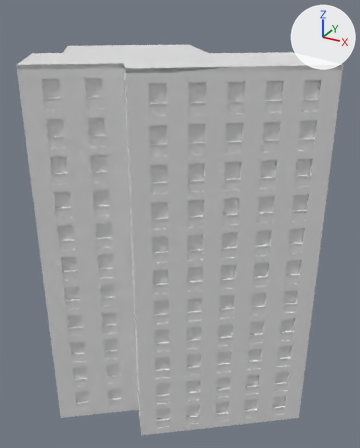
The glTF model public/assets/hasselby/bldg_054_point.glb: old version first, new version second.
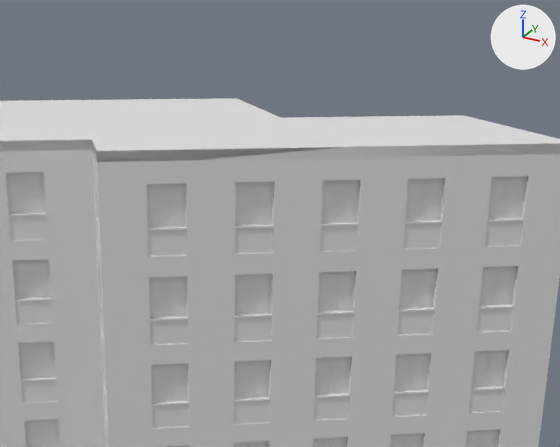
Old and new are each drawn whole from a camera (50 mm lens) standing at (13.3, -83.28, 35.15) and looking at (-7.33, -45.77, 16.4) and again close up on the part from 23% to 93% of the width and 0% to 45% of the height. The axes (+X, +Y, +Z) are drawn at upper right. The lights are the same throughout. The last two pictures show the newer version. Vertices at exactly the same position are counted once.

In view in the first close-up: 'bldg_054_point'.
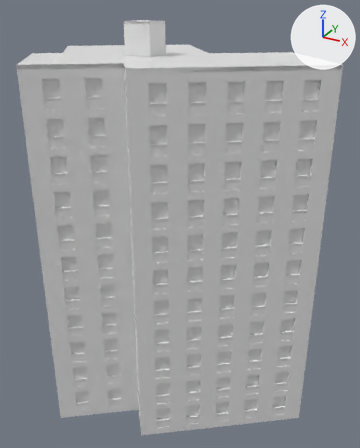
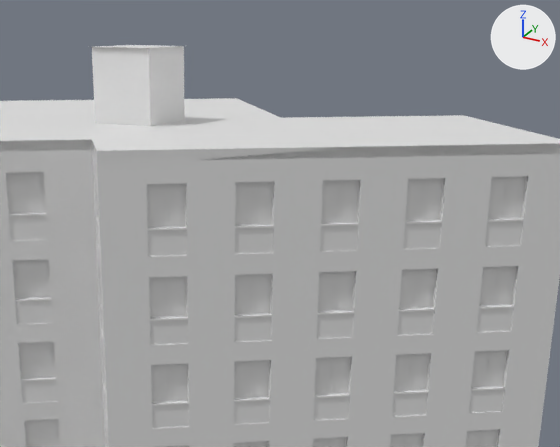
Boxes [x1, y1, x2, y2] around the edits, measured in the close-ups (560 x 447 px):
'bldg_054_point', reshaped: before [0, 98, 560, 447]; after [0, 45, 560, 447]
part 1 of me_bldg_054_point, added: after [92, 45, 185, 126]

Patch to the scene script:
```diff
--- a/public/assets/hasselby/bldg_054_point.glb.py
+++ b/public/assets/hasselby/bldg_054_point.glb.py
@@ me_bldg_054_point @@
 # used by ob_bldg_054_point; location = (0.0, 0.0, 0.0)
-me_bldg_054_point.from_pydata(...)  # 8986 vertices, 9884 faces; spans x -22.2..5.9, y -57.3..-34.7, z -0.4..31.4
+me_bldg_054_point.from_pydata(...)  # 8998 vertices, 9894 faces; spans x -22.2..5.9, y -57.3..-34.7, z -0.4..34.0
+# me_bldg_054_point part 1: 12 vertices added at x -11.2..-8.6, y -48.3..-45.7, z 31.4..34.0
 me_bldg_054_point.materials.append(mat_concrete_cast)
```
